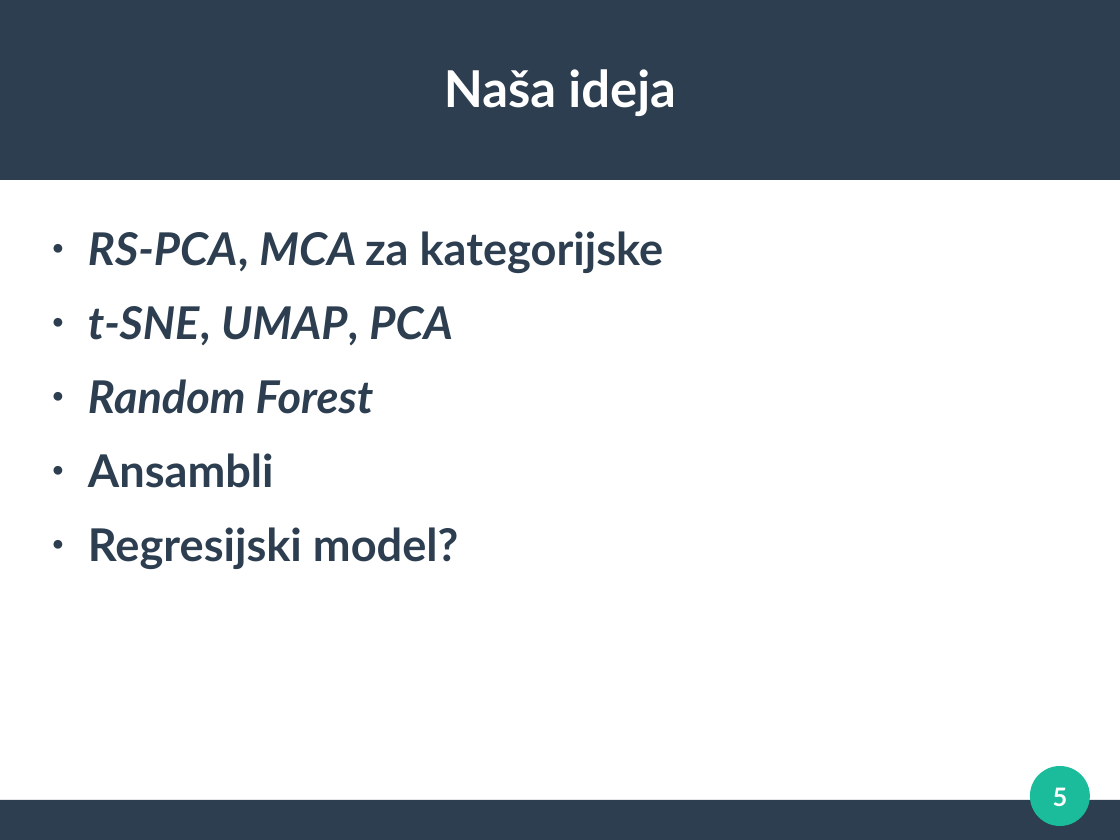
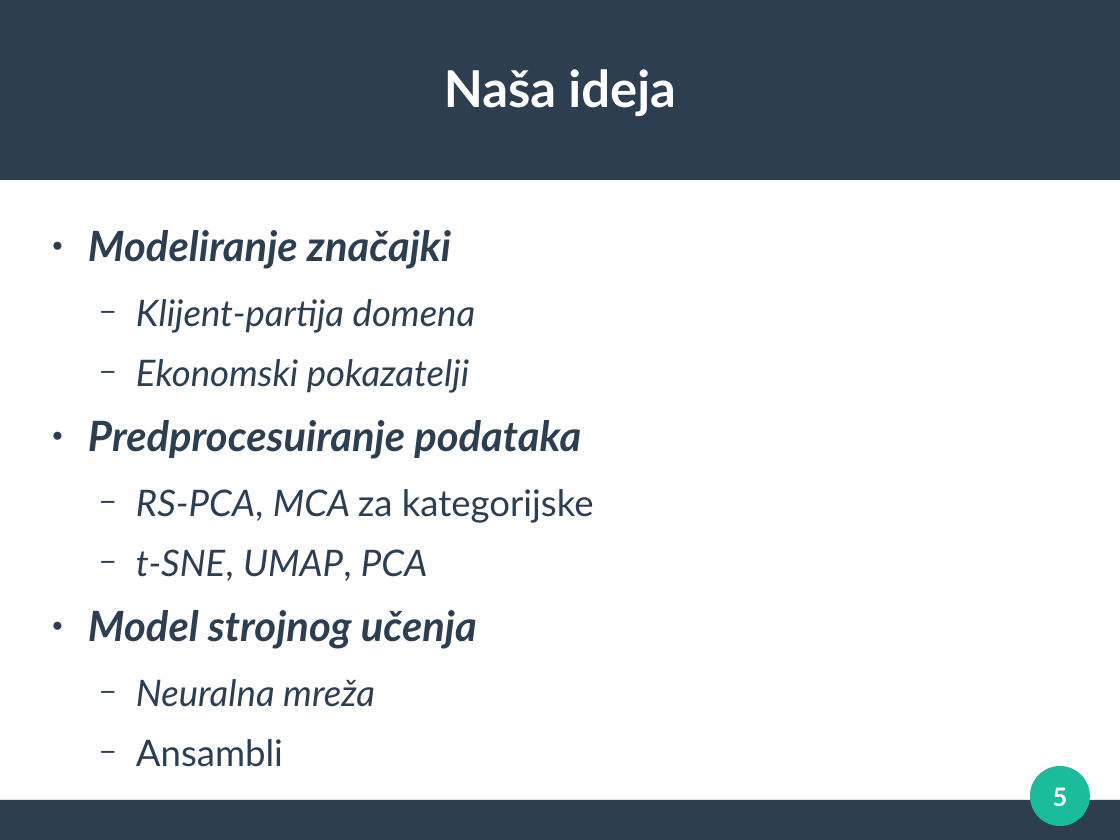
Before and after one commit to DavorPenzar/mozgalo, a slide deck: slide 5 of kolegij_strojno_ucenje/projektni_prijedlog_prez.odp. Drawn at 1120x840 pixels with LibreOffice and Linux fonts; fonts in the diff are those of the drawing. Boxes give left, top, right and bottom in pixels: in the first picture for what was removed or moved away, otherwise in the second. Text is boxed around its words. In the diff, an @@ line names an element or a change of style, - is before the commit and + after.

```diff
--- a/kolegij_strojno_ucenje/projektni_prijedlog_prez.odp
+++ b/kolegij_strojno_ucenje/projektni_prijedlog_prez.odp
@@ text at box(88, 230, 581, 459): paragraphs added @@
+● Modeliranje značajki
+  − Klijent-partija domena
+  − Ekonomski pokazatelji
+● Predprocesuiranje podataka
@@ text at box(136, 489, 594, 767): size 32 to 25.9 pt, bold off in "RS-PCA, MCA za kategorijske", "t-SNE, UMAP, PCA", "Ansambli"; bullet ● to −; list level 1 to 2 in "RS-PCA, MCA za kategorijske"; list level 1 to 2 in "t-SNE, UMAP, PCA"; list level 1 to 2 in "Ansambli" @@
@@ text at box(88, 527, 458, 569): paragraph removed @@
-● Regresijski model?
@@ text at box(88, 610, 477, 707): text changed; size 32 to 29.6 pt @@
-● Random Forest
+● Model strojnog učenja
+  − Neuralna mreža
```
Also in this commit, not shown: 1 other slide changed, 1 other file.
